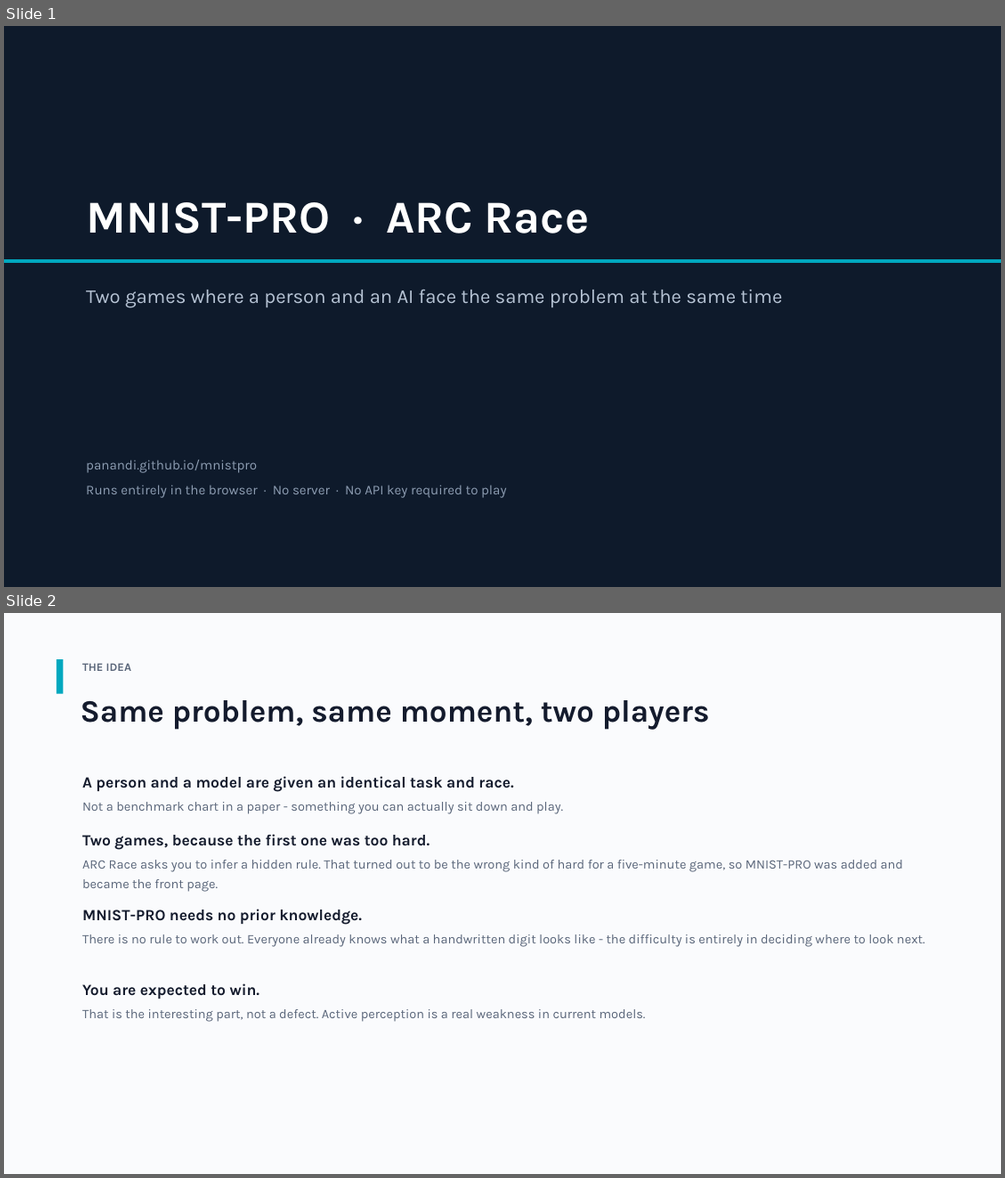
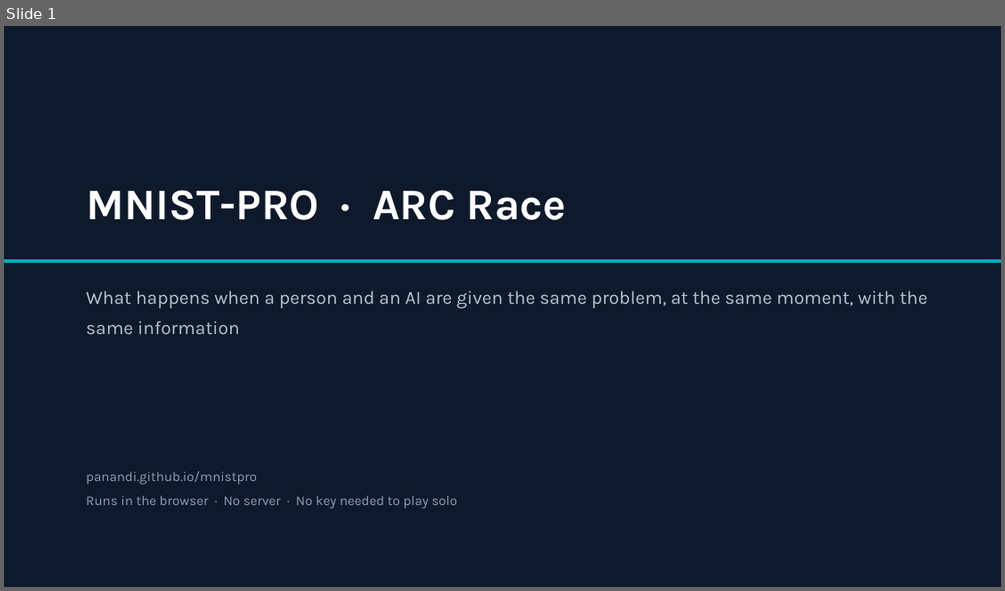
Before and after one commit to panandi/mnistpro, a slide deck: docs/MNIST-PRO-overview.pptx. Shown one above the other, each under a label of ours: slides 1 and 2 before the commit, slide 1 after it. The pictures are 1005x1178 and 1005x591 pixels, drawn with LibreOffice and Linux fonts; fonts in the diff are those of the drawing. Boxes give left, top, right and bottom in pixels: in the first picture for what was removed or moved away, otherwise in the second. Text is boxed around its words. In the diff, an @@ line names an element or a change of style, - is before the commit and + after.

```diff
--- a/docs/MNIST-PRO-overview.pptx
+++ b/docs/MNIST-PRO-overview.pptx
@@ slide 2 removed at bbox=[4, 613, 1001, 1174], background #FFFFFF @@
@@ rectangle removed at bbox=[4, 613, 1001, 1174] @@
@@ rectangle removed at bbox=[57, 659, 63, 694] @@
@@ text removed at bbox=[82, 663, 131, 671] @@
-THE IDEA
@@ text removed at bbox=[81, 700, 710, 730] @@
-Same problem, same moment, two players
@@ text removed at bbox=[82, 776, 513, 792] @@
-A person and a model are given an identical task and race.
@@ text removed at bbox=[82, 802, 563, 814] @@
-Not a benchmark chart in a paper - something you can actually sit down and play.
@@ text removed at bbox=[82, 834, 429, 850] @@
-Two games, because the first one was too hard.
@@ text removed at bbox=[82, 860, 903, 892] @@
-ARC Race asks you to infer a hidden rule. That turned out to be the wrong kind of hard for a five-minute game, so MNIST-PRO was added and became the front page.
@@ text removed at bbox=[82, 908, 362, 925] @@
-MNIST-PRO needs no prior knowledge.
@@ text removed at bbox=[82, 934, 925, 947] @@
-There is no rule to work out. Everyone already knows what a handwritten digit looks like - the difficulty is entirely in deciding where to look next.
@@ text removed at bbox=[82, 983, 260, 998] @@
-You are expected to win.
@@ text removed at bbox=[82, 1009, 646, 1022] @@
-That is the interesting part, not a defect. Active perception is a real weakness in current models.
@@ slide 1 changed as well @@
@@ text "MNIST-PRO · ARC Race": place and size @@
-text "MNIST-PRO · ARC Race" at bbox=[86, 202, 589, 233]
+text "MNIST-PRO · ARC Race" at bbox=[86, 190, 566, 220]
@@ text "MNIST-PRO · ARC Race" at bbox=[86, 190, 566, 220]: size 44 to 42 pt @@
@@ text at bbox=[86, 290, 927, 334]: text changed; size 19 to 18 pt @@
-Two games where a person and an AI face the same problem at the same time
+What happens when a person and an AI are given the same problem, at the same moment, with the same information
@@ text "panandi.github.io/mnistpro": place and size @@
-text "panandi.github.io/mnistpro" at bbox=[86, 459, 506, 498]
+text "panandi.github.io/mnistpro" at bbox=[86, 471, 458, 508]
@@ text at bbox=[86, 495, 458, 508]: text changed @@
-Runs entirely in the browser · No server · No API key required to play
+Runs in the browser · No server · No key needed to play solo
```
Also in this commit, not shown: 8 other slides changed, 10 slides added, 1 other slide removed.
